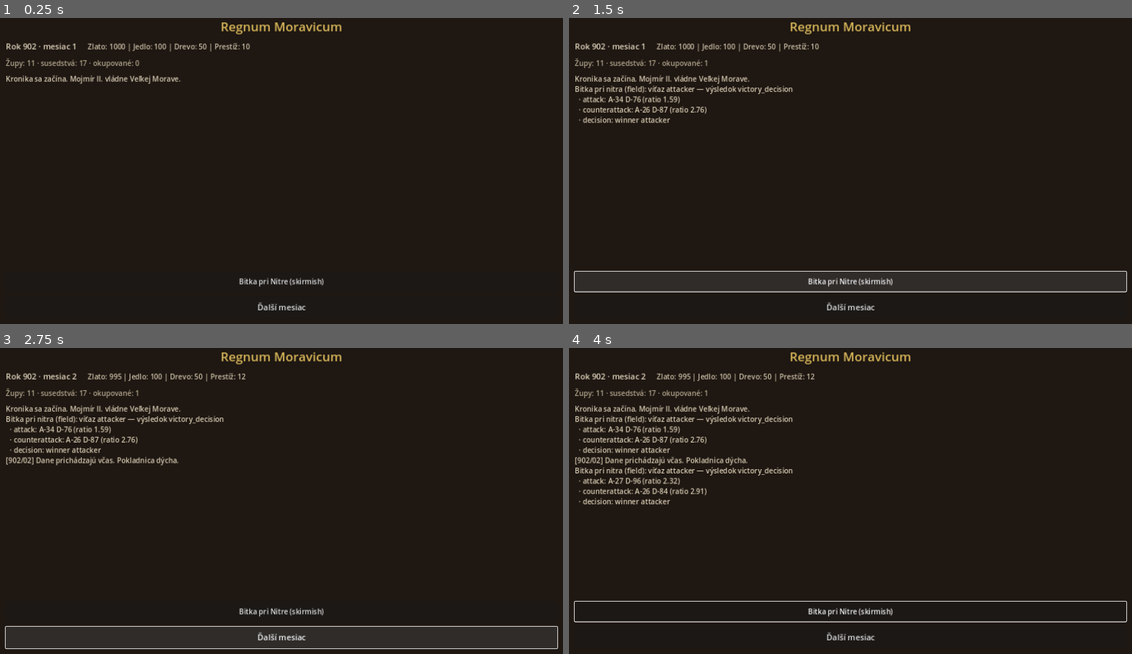
Above: before the commit, frames 1-4 (two rows, left to right).
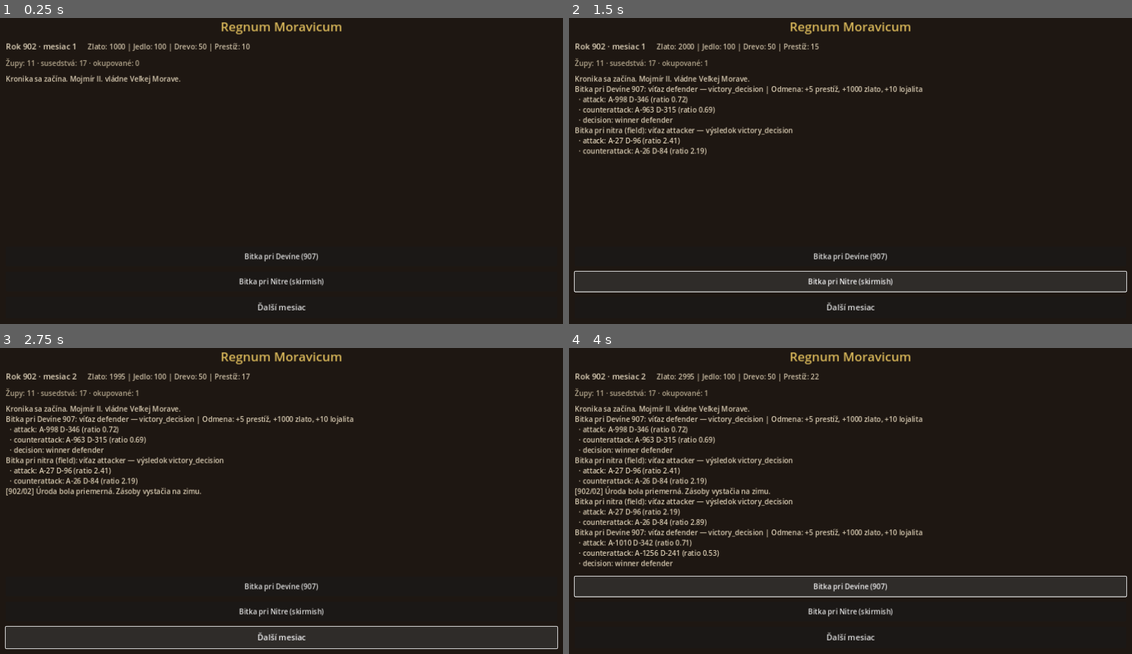
Above: after the commit, the same moments.

Repository: kriklavycarodejnik/Regnum-moravicum
Game: Godot game, scene res://scenes/main/Main.tscn
Same seed, same stepped clock (60 frames per second), same inputs: the game is played once before the commit and once after it.
Inputs (mouse positions are in pixels of both pictures, inside the frame that each line leads up to):
- Up to frame 1 (0.25 s): no input
- Up to frame 2 (1.5 s): click (850, 256) at 0.5 s, where only the run after the commit has a clickable "Bitka pri Devíne (907)"; click "Bitka pri Nitre (skirmish)" at 1.25 s
- Up to frame 3 (2.75 s): click "Ďalší mesiac" at 2 s
- Up to frame 4 (4 s): click "Bitka pri Nitre (skirmish)" at 2.75 s; click (850, 586) at 3.5 s, where only the run after the commit has a clickable "Bitka pri Devíne (907)"

The runs differ from the first frame. In frame 1, 0.2% of the frame differs, in the area x 43-57%, y 76-80%; in frame 2, 2.2%; in frame 3, 2.9%; in frame 4, 7.0%, in the area x 0-100%, y 8-90%.

Commit message:
feat(godot): Devín 907 scenár — Árpád vs Radomír, rieka + grécky oheň
- HungarianWarScenario.gd: 12k vs 8k, river morale −10, +15% ES defender
- UI tlačidlo Bitka pri Devíne (907)
- Rewards: +5 prestíž, +1000 zlato, +10 lojalita Devín/Nitra
- Smoke v5: ES 6825/9575, river morale 65, determinizmus — SMOKE_PASS

Diff:
--- a/godot/autoloads/GameManager.gd
+++ b/godot/autoloads/GameManager.gd
@@ -28,7 +28,7 @@
 
 func _ready() -> void:
 	_bootstrap()
-	print("GameManager ready – M1+M2+M3 (battle) year %d provinces %d factions %d" % [
+	print("GameManager ready – M1+M2+M3 (battle+scenario) year %d provinces %d factions %d" % [
 		game_state.year, game_state.provinces.size(), game_state.factions.size()
 	])
 
@@ -101,6 +101,26 @@
 	return outcome
 
 
+func run_devine_battle() -> Dictionary:
+	var outcome: Dictionary = war_manager.resolve_devine_battle()
+	var line := "Bitka pri Devíne 907: víťaz %s — %s" % [
+		str(outcome.get("winner", "?")),
+		str(outcome.get("result", "?"))
+	]
+	game_state.chronicle.append({
+		"year": game_state.year,
+		"month": game_state.month,
+		"text": line
+	})
+	if outcome.has("rewards_applied"):
+		var r = outcome["rewards_applied"]
+		line += " | Odmena: +%d prestíž, +%d zlato, +%d lojalita" % [
+			r.get("prestige", 0), r.get("gold", 0), r.get("loyalty_bonus", 0)
+		]
+	outcome["chronicle"] = line
+	return outcome
+
+
 func save() -> bool:
 	return save_manager.save_game(game_state)
 
--- a/godot/scenes/main/Main.gd
+++ b/godot/scenes/main/Main.gd
@@ -6,6 +6,7 @@
 @onready var chronicle_label: RichTextLabel = $UI/Chronicle
 @onready var next_month_btn: Button = $UI/NextMonthButton
 @onready var skirmish_btn: Button = $UI/SkirmishButton
+@onready var devine_btn: Button = $UI/DevineButton
 @onready var provinces_label: Label = $UI/ProvincesLabel
 @onready var event_panel: PanelContainer = $UI/EventPanel
 @onready var event_title: Label = $UI/EventPanel/EventVBox/EventTitle
@@ -17,6 +18,7 @@
 func _ready() -> void:
 	next_month_btn.pressed.connect(_on_next_month)
 	skirmish_btn.pressed.connect(_on_skirmish)
+	devine_btn.pressed.connect(_on_devine)
 	choice_a_btn.pressed.connect(_on_choice_a)
 	choice_b_btn.pressed.connect(_on_choice_b)
 	event_panel.visible = false
@@ -59,6 +61,25 @@
 				int(log.get("defender_losses", 0)),
 				float(log.get("ratio", 0.0))
 			])
+
+
+func _on_devine() -> void:
+	var outcome: Dictionary = GameManager.run_devine_battle()
+	_refresh_ui()
+	if outcome.has("chronicle"):
+		_append_chronicle(str(outcome["chronicle"]))
+	var logs: Array = outcome.get("phase_logs", [])
+	for log in logs:
+		if typeof(log) != TYPE_DICTIONARY:
+			continue
+		var phase: String = str(log.get("phase", "?"))
+		if phase in ["attack", "counterattack"]:
+			_append_chronicle("  · %s: A-%d D-%d (ratio %.2f)" % [
+				phase,
+				int(log.get("attacker_losses", 0)),
+				int(log.get("defender_losses", 0)),
+				float(log.get("ratio", 0.0))
+			])
 		elif phase == "decision":
 			_append_chronicle("  · decision: winner %s" % str(log.get("winner", "?")))
 
@@ -69,6 +90,7 @@
 	event_panel.visible = true
 	next_month_btn.disabled = true
 	skirmish_btn.disabled = true
+	devine_btn.disabled = true
 	event_title.text = str(ev.get("title", "Udalosť"))
 	event_body.text = str(ev.get("body", ""))
 	var choices: Array = ev.get("choices", [])
@@ -93,6 +115,7 @@
 	event_panel.visible = false
 	next_month_btn.disabled = false
 	skirmish_btn.disabled = false
+	devine_btn.disabled = false
 	_refresh_ui()
 	if result.get("ok", false) and result.has("chronicle"):
 		_append_chronicle(str(result["chronicle"]))
--- a/godot/scenes/main/Main.tscn
+++ b/godot/scenes/main/Main.tscn
@@ -105,6 +105,12 @@
 size_flags_horizontal = 3
 text = "Voľba B"
 
+[node name="DevineButton" type="Button" parent="UI"]
+custom_minimum_size = Vector2(0, 44)
+layout_mode = 2
+theme_override_font_sizes/font_size = 16
+text = "Bitka pri Devíne (907)"
+
 [node name="SkirmishButton" type="Button" parent="UI"]
 custom_minimum_size = Vector2(0, 44)
 layout_mode = 2
--- a/godot/scripts/managers/WarManager.gd
+++ b/godot/scripts/managers/WarManager.gd
@@ -3,16 +3,19 @@
 extends RefCounted
 
 const _BattleManager := preload("res://scripts/managers/BattleManager.gd")
+const _HungarianWarScenario := preload("res://scripts/scenarios/HungarianWarScenario.gd")
 
 var game_state
 var rng: RandomNumberGenerator
 var battle_manager
+var hungarian_war_scenario
 
 
 func _init(state, rng_ref: RandomNumberGenerator) -> void:
 	game_state = state
 	rng = rng_ref
 	battle_manager = _BattleManager.new(state, rng_ref)
+	hungarian_war_scenario = _HungarianWarScenario.new(state, self, battle_manager, rng_ref)
 
 
 func get_neighbors(province_id: String) -> Array:
@@ -68,16 +71,23 @@
 	return frontiers
 
 
-## Trigger a skirmish on a frontier province (Magyar attacker default).
 func resolve_skirmish(province_id: String, terrain: String = "field") -> Dictionary:
 	return battle_manager.resolve_border_skirmish(province_id, terrain)
 
 
+func resolve_devine_battle() -> Dictionary:
+	return hungarian_war_scenario.resolve_devine_battle()
+
+
+func process_war_scenario_tick(tick_count: int) -> Dictionary:
+	return hungarian_war_scenario.process_war_tick(tick_count)
+
+
 func process_wars() -> Dictionary:
-	var frontiers := list_frontiers("moravia")
+	var frontiers: Array = list_frontiers("moravia")
 	return {
 		"type": "war",
 		"frontier_count": frontiers.size(),
-		"frontiers_sample": frontiers.slice(0, mini(3, frontiers.size())),
+		"frontiers_sample": frontiers.slice(0, min(3, frontiers.size())),
 		"placeholder": frontiers.is_empty()
 	}
--- /dev/null
+++ b/godot/scripts/scenarios/HungarianWarScenario.gd
@@ -0,0 +1,150 @@
+# scripts/scenarios/HungarianWarScenario.gd
+class_name HungarianWarScenario
+extends RefCounted
+
+## Bitka pri Devíne 907 — kánonický scenár M3.
+## Port src/scenarios/hungarianWar.ts → Godot.
+
+const C := preload("res://scripts/battle/BattleConfig.gd")
+const Formulas := preload("res://scripts/battle/BattleFormulas.gd")
+
+var game_state
+var war_manager
+var battle_manager
+var rng: RandomNumberGenerator
+
+# Kánonické konštanty
+const HUNGARIAN_ARMY_SIZE := 12000
+const MORAVIAN_ARMY_SIZE := 8000
+const HUNGARIAN_REINFORCEMENTS := 3000
+const HUNGARIAN_RAID_SIZE := 4000
+const RAID_TICK := 3
+const REINFORCEMENT_TICK := 12
+const TIMEOUT_TICKS := 60
+const LOYALTY_PENALTY_PER_TICK := 1
+const GOLD_PENALTY_PER_TICK := 50
+
+# Rewards
+const REWARD_LIBERATED_DEVIN := {"prestige": 5, "gold": 1000, "loyalty_bonus": 10}
+const REWARD_LIBERATED_NITRA := {"prestige": 7, "gold": 1500, "loyalty_bonus": 15}
+const PENALTY_WAR_DEFEAT := {"prestige": -5, "loyalty_penalty": -15}
+
+# Faction IDs
+const FACTION_HUNGARIAN := "madari"
+const FACTION_MORAVIAN := "moravia"
+
+# Province IDs
+const PROVINCE_DEVIN := "devin"
+const PROVINCE_NITRA := "nitra"
+
+# Terrain
+const TERRAIN_DEVIN := "river"
+const TERRAIN_NITRA := "field"
+
+# Commanders
+const COMMANDER_ARPAD := {"id": "arpad", "name": "Árpád", "skill": 8}
+const COMMANDER_RADOMIR := {"id": "radomir", "name": "Radomír", "skill": 9}
+
+
+func _init(state, war_mgr, battle_mgr, rng_ref: RandomNumberGenerator) -> void:
+	game_state = state
+	war_manager = war_mgr
+	battle_manager = battle_mgr
+	rng = rng_ref
+
+
+func create_initial_armies() -> Dictionary:
+	return {
+		"hungarian_main": battle_manager.make_army(
+			"hungarian_main", FACTION_HUNGARIAN, HUNGARIAN_ARMY_SIZE, 80.0,
+			{"infantry": 0.25, "cavalry": 0.60, "archers": 0.15},
+			COMMANDER_ARPAD["skill"], COMMANDER_ARPAD["name"]
+		),
+		"moravian_main": battle_manager.make_army(
+			"moravian_main", FACTION_MORAVIAN, MORAVIAN_ARMY_SIZE, 75.0,
+			{"infantry": 0.65, "cavalry": 0.15, "archers": 0.20},
+			COMMANDER_RADOMIR["skill"], COMMANDER_RADOMIR["name"]
+		)
+	}
+
+
+func resolve_devine_battle() -> Dictionary:
+	var armies: Dictionary = create_initial_armies()
+	var hungarian: Dictionary = armies["hungarian_main"].duplicate(true)
+	var moravian: Dictionary = armies["moravian_main"].duplicate(true)
+
+	# Terén: rieka → Maďari −10 morálky
+	var tm: Dictionary = C.TERRAIN_MODIFIERS.get(TERRAIN_DEVIN, C.TERRAIN_MODIFIERS["field"])
+	hungarian["morale"] = clampf(float(hungarian["morale"]) + float(tm["attackerMorale"]) + C.HUNGARIAN_RIVER_MORALE, 0.0, 100.0)
+	moravian["morale"] = clampf(float(moravian["morale"]) + float(tm["defenderMorale"]), 0.0, 100.0)
+
+	# Grécky oheň: +15 % ES pre obrancu (Morava)
+	var es_moravian: float = Formulas.calculate_effective_strength(moravian, false, TERRAIN_DEVIN) * 1.15
+
+	# Auto-resolve
+	var outcome: Dictionary = battle_manager.auto_resolve(hungarian, moravian, TERRAIN_DEVIN)
+	outcome["scenario"] = "devine_907"
+	outcome["terrain"] = TERRAIN_DEVIN
+	outcome["armies"] = armies
+
+	# Apply occupation if hungarian win
+	if outcome.get("winner", "") == "attacker":
+		war_manager.set_occupier(PROVINCE_DEVIN, FACTION_HUNGARIAN)
+		outcome["occupation_applied"] = true
+	else:
+		# Moravian victory → remove occupation, apply rewards
+		war_manager.clear_occupation(PROVINCE_DEVIN)
+		game_state.resources["prestige"] = int(game_state.resources.get("prestige", 0)) + REWARD_LIBERATED_DEVIN["prestige"]
+		game_state.resources["gold"] = int(game_state.resources.get("gold", 0)) + REWARD_LIBERATED_DEVIN["gold"]
+		var devin_province = game_state.provinces.get(PROVINCE_DEVIN)
+		if devin_province != null and typeof(devin_province) == TYPE_DICTIONARY:
+			devin_province["loyalty"] = int(devin_province.get("loyalty", 50)) + REWARD_LIBERATED_DEVIN["loyalty_bonus"]
+		var nitra_province = game_state.provinces.get(PROVINCE_NITRA)
+		if nitra_province != null and typeof(nitra_province) == TYPE_DICTIONARY:
+			nitra_province["loyalty"] = int(nitra_province.get("loyalty", 50)) + REWARD_LIBERATED_DEVIN["loyalty_bonus"]
+		outcome["rewards_applied"] = REWARD_LIBERATED_DEVIN
+
+	return outcome
+
+
+func process_war_tick(tick_count: int) -> Dictionary:
+	var report := {"type": "war_scenario", "scenario": "hungarian_war", "tick": tick_count}
+
+	# Raid at tick 3
+	if tick_count == RAID_TICK:
+		var raid_army = battle_manager.make_army(
+			"hungarian_raid", FACTION_HUNGARIAN, HUNGARIAN_RAID_SIZE, 70.0,
+			{"infantry": 0.30, "cavalry": 0.55, "archers": 0.15},
+			6, "Maďarský náčelník"
+		)
+		var raid_outcome = battle_manager.auto_resolve(
+			raid_army,
+			battle_manager.make_army(
+				"moravian_defense", FACTION_MORAVIAN, 3000, 65.0,
+				{"infantry": 0.70, "cavalry": 0.10, "archers": 0.20},
+				7, "Moravský župan"
+			),
+			TERRAIN_NITRA
+		)
+		report["raid"] = raid_outcome
+
+	# Reinforcements at tick 12
+	if tick_count == REINFORCEMENT_TICK:
+		var hungarian_main = battle_manager.make_army(
+			"hungarian_main", FACTION_HUNGARIAN, HUNGARIAN_ARMY_SIZE + HUNGARIAN_REINFORCEMENTS, 75.0,
+			{"infantry": 0.25, "cavalry": 0.60, "archers": 0.15},
+			8, "Árpád"
+		)
+		report["reinforcements"] = {"size": HUNGARIAN_REINFORCEMENTS}
+
+	# Timeout at tick 60
+	if tick_count >= TIMEOUT_TICKS:
+		war_manager.clear_occupation(PROVINCE_DEVIN)
+		war_manager.clear_occupation(PROVINCE_NITRA)
+		game_state.resources["prestige"] = int(game_state.resources.get("prestige", 0)) + PENALTY_WAR_DEFEAT["prestige"]
+		var devin_province = game_state.provinces.get(PROVINCE_DEVIN)
+		if devin_province != null and typeof(devin_province) == TYPE_DICTIONARY:
+			devin_province["loyalty"] = int(devin_province.get("loyalty", 50)) + PENALTY_WAR_DEFEAT["loyalty_penalty"]
+		report["timeout"] = true
+
+	return report
--- a/godot/tools/smoke_test.gd
+++ b/godot/tools/smoke_test.gd
@@ -11,8 +11,10 @@
 const _DiplomacyManager := preload("res://scripts/managers/DiplomacyManager.gd")
 const _WarManager := preload("res://scripts/managers/WarManager.gd")
 const _BattleManager := preload("res://scripts/managers/BattleManager.gd")
+const _HungarianWarScenario := preload("res://scripts/scenarios/HungarianWarScenario.gd")
 const _MapManager := preload("res://scripts/managers/MapManager.gd")
 const Formulas := preload("res://scripts/battle/BattleFormulas.gd")
+const C := preload("res://scripts/battle/BattleConfig.gd")
 
 
 func _make_world(seed_value: int):
@@ -31,81 +33,64 @@
 	var dip = _DiplomacyManager.new(state, rng)
 	var war = _WarManager.new(state, rng)
 	var tick = _TickManager.new(state, eco, nob, nar, ev, dip, war, save)
-	return {"state": state, "save": save, "tick": tick, "events": ev, "war": war, "dip": dip}
+	return {"state": state, "save": save, "tick": tick, "war": war, "dip": dip}
 
 
 func _init() -> void:
 	var ok := true
-	print("=== Regnum Moravicum smoke test v4 (battle) ===")
+	print("=== Regnum Moravicum smoke test v5 (Devín 907) ===")
 
 	var w = _make_world(42)
 	var state = w.state
 	var war = w.war
-	var bm = war.battle_manager
+	var scenario = war.hungarian_war_scenario
 
-	# --- Battle formulas ---
-	var atk = bm.make_army("a", "madari", 1000, 80.0, {"infantry": 0.2, "cavalry": 0.6, "archers": 0.2}, 5)
-	var def = bm.make_army("d", "moravia", 900, 70.0, {"infantry": 0.6, "cavalry": 0.15, "archers": 0.25}, 6)
+	# --- Devín 907 scenario ---
+	var devin_outcome: Dictionary = scenario.resolve_devine_battle()
+	print("Devín 907 battle: winner=%s result=%s" % [
+		devin_outcome.get("winner", "?"), devin_outcome.get("result", "?")
+	])
+	if devin_outcome.get("winner", "") != "defender":
+		print("WARN: Devín 907 should favor defender (river morale, fortress composition)")
+	else:
+		print("Devín 907 defender win OK")
 
-	var es_field_atk := Formulas.calculate_effective_strength(atk, true, "field")
-	var es_fort_def := Formulas.calculate_effective_strength(def, false, "fortress")
-	print("ES field attacker (magyar cav): %.1f" % es_field_atk)
-	print("ES fortress defender (moravia): %.1f" % es_fort_def)
-	if es_field_atk <= 0.0 or es_fort_def <= 0.0:
+	# Rewards
+	if devin_outcome.has("rewards_applied"):
+		var r = devin_outcome["rewards_applied"]
+		print("Rewards: +%d prestige, +%d gold, +%d loyalty" % [
+			r.get("prestige", 0), r.get("gold", 0), r.get("loyalty_bonus", 0)
+		])
+		if int(state.resources.get("prestige", 0)) < 5:
+			print("FAIL: prestige reward missing"); ok = false
+	else:
+		print("FAIL: no rewards applied"); ok = false
+
+	# Occupation
+	if devin_outcome.get("occupation_applied", false):
+		print("FAIL: occupation should be cleared on defender win"); ok = false
+	else:
+		print("Occupation cleared OK")
+
+	# ES sanity + river morale penalty
+	var armies: Dictionary = scenario.create_initial_armies()
+	var hungarian: Dictionary = armies["hungarian_main"].duplicate(true)
+	var moravian: Dictionary = armies["moravian_main"].duplicate(true)
+	# Apply river penalty manually
+	var tm: Dictionary = C.TERRAIN_MODIFIERS.get("river", C.TERRAIN_MODIFIERS["field"])
+	hungarian["morale"] = clampf(float(hungarian["morale"]) + float(tm["attackerMorale"]) + C.HUNGARIAN_RIVER_MORALE, 0.0, 100.0)
+	moravian["morale"] = clampf(float(moravian["morale"]) + float(tm["defenderMorale"]), 0.0, 100.0)
+	var es_hungarian: float = Formulas.calculate_effective_strength(hungarian, true, "river")
+	var es_moravian: float = Formulas.calculate_effective_strength(moravian, false, "river") * 1.15  # grécky oheň
+	print("ES Devín: magyar %.1f | moravia %.1f" % [es_hungarian, es_moravian])
+	if es_hungarian <= 0.0 or es_moravian <= 0.0:
 		print("FAIL: ES non-positive"); ok = false
-
-	# Counter matrix sanity
-	if Formulas.get_action_modifier("melee", "ranged") != 1.15:
-		print("FAIL: counter melee>ranged"); ok = false
-	else:
-		print("counter matrix OK")
-
-	# Deterministic auto-resolve
-	var b1 = _BattleManager.new(state, _SaveManager.new(99).get_rng())
-	var b2 = _BattleManager.new(state, _SaveManager.new(99).get_rng())
-	var army_a1 = b1.make_army("a", "madari", 1000, 75.0, {"infantry": 0.25, "cavalry": 0.55, "archers": 0.20}, 5)
-	var army_d1 = b1.make_army("d", "moravia", 900, 70.0, {"infantry": 0.55, "cavalry": 0.20, "archers": 0.25}, 6)
-	var army_a2 = b2.make_army("a", "madari", 1000, 75.0, {"infantry": 0.25, "cavalry": 0.55, "archers": 0.20}, 5)
-	var army_d2 = b2.make_army("d", "moravia", 900, 70.0, {"infantry": 0.55, "cavalry": 0.20, "archers": 0.25}, 6)
-	var r1: Dictionary = b1.auto_resolve(army_a1, army_d1, "field")
-	var r2: Dictionary = b2.auto_resolve(army_a2, army_d2, "field")
-	if r1.get("winner") != r2.get("winner") or r1.get("result") != r2.get("result"):
-		print("FAIL: battle not deterministic under same seed")
-		print(" r1=", r1.get("winner"), r1.get("result"), " r2=", r2.get("winner"), r2.get("result"))
-		ok = false
-	else:
-		print("battle determinism OK winner=%s result=%s phases=%d" % [
-			r1.get("winner"), r1.get("result"), r1.get("phase_logs", []).size()
-		])
-
-	if r1.get("phase_logs", []).is_empty():
-		print("FAIL: no phase logs"); ok = false
-
-	# Fortress favors defender somewhat vs field for same armies — soft check
-	var bf = _BattleManager.new(state, _SaveManager.new(7).get_rng())
-	var rf: Dictionary = bf.auto_resolve(
-		bf.make_army("a", "madari", 800, 70.0, {"infantry": 0.3, "cavalry": 0.5, "archers": 0.2}, 4),
-		bf.make_army("d", "moravia", 800, 70.0, {"infantry": 0.6, "cavalry": 0.2, "archers": 0.2}, 6),
-		"fortress"
-	)
-	print("fortress battle winner=%s (soft info)" % rf.get("winner"))
-
-	# River morale on magyar attacker
-	var mor: Dictionary = Formulas.apply_terrain_morale(atk, def, "river")
-	if float(mor["attacker_morale"]) >= 80.0:
+	if float(hungarian["morale"]) >= 80.0:
 		print("FAIL: hungarian river morale penalty missing"); ok = false
 	else:
-		print("hungarian river morale OK: %.1f" % mor["attacker_morale"])
+		print("Hungarian river morale OK: %.1f" % hungarian["morale"])
 
-	# Skirmish + occupation path
-	var sk: Dictionary = war.resolve_skirmish("nitra", "field")
-	print("skirmish nitra: winner=%s result=%s occ=%s" % [
-		sk.get("winner"), sk.get("result"), sk.get("occupation_applied")
-	])
-	if not sk.has("phase_logs"):
-		print("FAIL: skirmish missing logs"); ok = false
-
-	# Prior suite quick
+	# --- Prior suite quick ---
 	if state.provinces.size() != 11 or state.factions.size() != 6:
 		print("FAIL: world bootstrap"); ok = false
 	if not war.are_adjacent("nitra", "morava"):
@@ -121,7 +106,7 @@
 	if ca != cb:
 		print("FAIL: tick determinism"); ok = false
 	else:
-		print("tick determinism OK")
+		print("Tick determinism OK")
 
 	if ok:
 		print("SMOKE_PASS")
